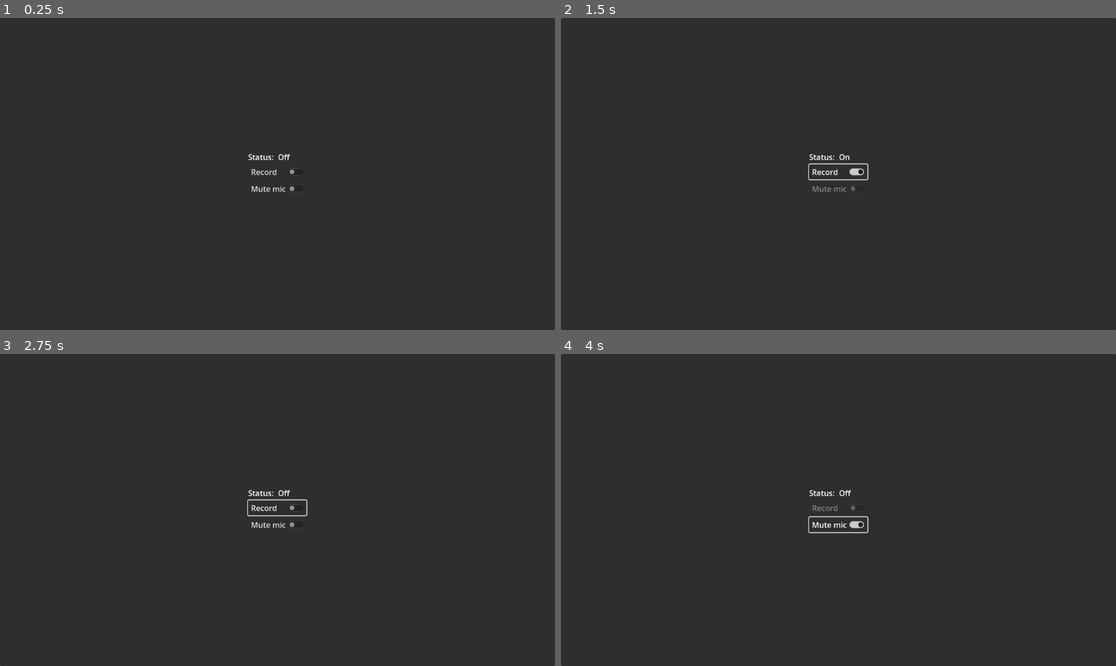
Above: before the commit, frames 1-4 (two rows, left to right).
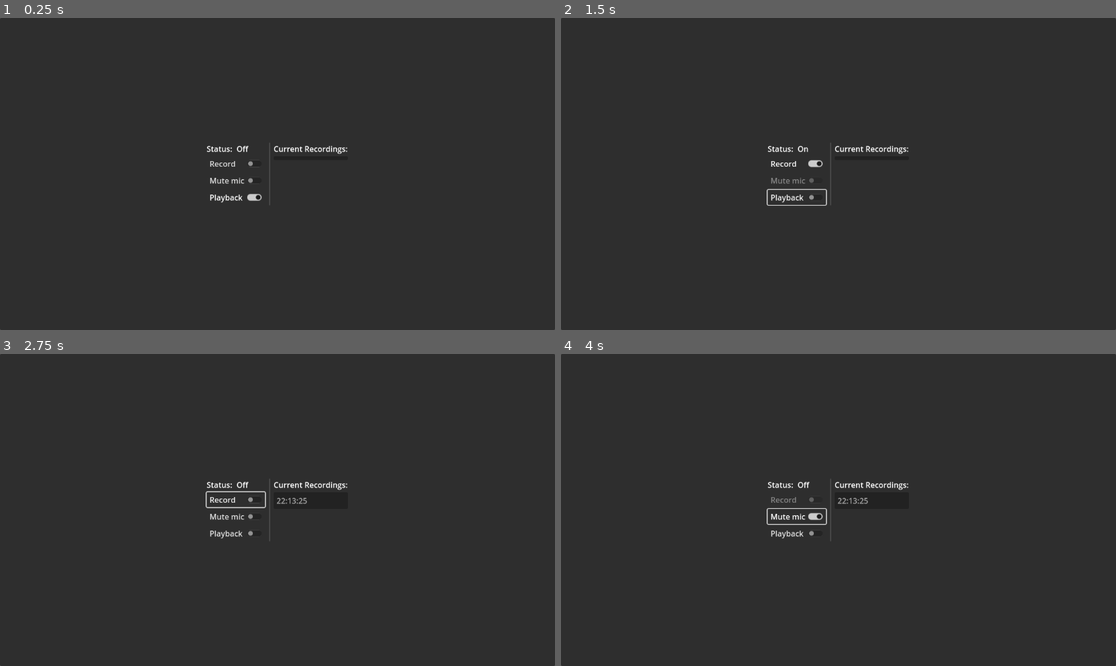
Above: after the commit, the same moments.

Repository: PuntitOwO/poodle
Game: Godot game, scene res://concept/audio_record.tscn
The game is run twice, just before and just after one commit, with the same random seed, the same clock (stepped at 60 frames per second) and the same inputs. The project has no main scene, so this scene is started directly.
Inputs (mouse positions are in pixels of both pictures, inside the frame that each line leads up to):
- Up to frame 1 (0.25 s): no input
- Up to frame 2 (1.5 s): click "Record" at 0.5 s; click (794, 195) at 1.25 s, where only the run after the commit has a clickable "Playback"
- Up to frame 3 (2.75 s): click "Record" at 2 s
- Up to frame 4 (4 s): click "Mute mic" at 2.75 s

The runs differ from the first frame. In frame 1, 0.7% of the frame differs, in the area x 37-63%, y 40-60%; in frame 2, 0.9%; in frame 3, 0.9%; in frame 4, 1.0%.

Commit message:
concepts

Diff:
--- a/concept/audio_record.gd
+++ b/concept/audio_record.gd
@@ -3,7 +3,11 @@
 ## Audio Record Proof of Concept
 ##
 ## A sample scene to test microphone audio recording.
-## It has two toggle buttons: record and mute.
+## It has three toggle buttons: record, mute and playback.
+##
+## It also has a list of all recordings in this session.
+## All recordings can be played by selecting (double click or enter).
+##
 ## Note: for this scene to work,
 ## [member ProjectSettings.audio/driver/enable_input]
 ## must be [code]true[/code].
@@ -17,6 +21,9 @@
 func _ready():
 	%Toggle.toggled.connect(_toggle_recording)
 	%Mute.toggled.connect(_toggle_mute)
+	%Playback.toggled.connect(_toggle_playback)
+	%ItemList.item_activated.connect(_on_item_activated)
+	$RecordReplay.finished.connect(_toggle_mute.bind(false))
 
 # When microphone is muted, recording toggle button is disabled.
 func _toggle_mute(disabled: bool):
@@ -28,6 +35,17 @@
 		start_recording()
 	else:
 		stop_recording()
+
+func _toggle_playback(active: bool):
+	AudioServer.set_bus_mute(AudioServer.get_bus_index(&"RecordPlayback"), not active)
+
+func _on_item_activated(index: int):
+	if index > recordings.size():
+		return
+	var recording = recordings[index]
+	_toggle_mute(true)
+	$RecordReplay.stream = recording
+	$RecordReplay.play()
 
 ## Starts a new recording. [br]
 ## When a new recording starts,
@@ -50,3 +68,4 @@
 ## Saves the current recording.
 func save_recording():
 	recordings.append(record.get_recording())
+	%ItemList.add_item(Time.get_time_string_from_system())
--- a/concept/audio_record.tscn
+++ b/concept/audio_record.tscn
@@ -27,32 +27,61 @@
 [node name="CenterContainer" type="CenterContainer" parent="MarginContainer/PanelContainer"]
 layout_mode = 2
 
-[node name="VBoxContainer" type="VBoxContainer" parent="MarginContainer/PanelContainer/CenterContainer"]
+[node name="HBoxContainer" type="HBoxContainer" parent="MarginContainer/PanelContainer/CenterContainer"]
 layout_mode = 2
 
-[node name="HBoxContainer" type="HBoxContainer" parent="MarginContainer/PanelContainer/CenterContainer/VBoxContainer"]
+[node name="Record" type="VBoxContainer" parent="MarginContainer/PanelContainer/CenterContainer/HBoxContainer"]
 layout_mode = 2
 
-[node name="Label" type="Label" parent="MarginContainer/PanelContainer/CenterContainer/VBoxContainer/HBoxContainer"]
+[node name="HBoxContainer" type="HBoxContainer" parent="MarginContainer/PanelContainer/CenterContainer/HBoxContainer/Record"]
+layout_mode = 2
+
+[node name="Label" type="Label" parent="MarginContainer/PanelContainer/CenterContainer/HBoxContainer/Record/HBoxContainer"]
 layout_mode = 2
 text = "Status: "
 
-[node name="Status" type="Label" parent="MarginContainer/PanelContainer/CenterContainer/VBoxContainer/HBoxContainer"]
+[node name="Status" type="Label" parent="MarginContainer/PanelContainer/CenterContainer/HBoxContainer/Record/HBoxContainer"]
 unique_name_in_owner = true
 layout_mode = 2
 text = "Off"
 
-[node name="Toggle" type="CheckButton" parent="MarginContainer/PanelContainer/CenterContainer/VBoxContainer"]
+[node name="Toggle" type="CheckButton" parent="MarginContainer/PanelContainer/CenterContainer/HBoxContainer/Record"]
 unique_name_in_owner = true
 layout_mode = 2
 text = "Record"
 
-[node name="Mute" type="CheckButton" parent="MarginContainer/PanelContainer/CenterContainer/VBoxContainer"]
+[node name="Mute" type="CheckButton" parent="MarginContainer/PanelContainer/CenterContainer/HBoxContainer/Record"]
 unique_name_in_owner = true
 layout_mode = 2
 text = "Mute mic"
+
+[node name="Playback" type="CheckButton" parent="MarginContainer/PanelContainer/CenterContainer/HBoxContainer/Record"]
+unique_name_in_owner = true
+layout_mode = 2
+button_pressed = true
+text = "Playback"
+
+[node name="VSeparator" type="VSeparator" parent="MarginContainer/PanelContainer/CenterContainer/HBoxContainer"]
+layout_mode = 2
+theme_override_constants/separation = 10
+
+[node name="Play" type="VBoxContainer" parent="MarginContainer/PanelContainer/CenterContainer/HBoxContainer"]
+layout_mode = 2
+
+[node name="Label" type="Label" parent="MarginContainer/PanelContainer/CenterContainer/HBoxContainer/Play"]
+layout_mode = 2
+text = "Current Recordings:"
+
+[node name="ItemList" type="ItemList" parent="MarginContainer/PanelContainer/CenterContainer/HBoxContainer/Play"]
+unique_name_in_owner = true
+layout_mode = 2
+allow_search = false
+auto_height = true
 
 [node name="RecordAudioStreamPlayer" type="AudioStreamPlayer" parent="."]
 stream = SubResource("AudioStreamMicrophone_0j0ic")
 autoplay = true
 bus = &"Record"
+
+[node name="RecordReplay" type="AudioStreamPlayer" parent="."]
+bus = &"RecordReplay"
--- /dev/null
+++ b/concept/class_window.tscn
@@ -0,0 +1,141 @@
+[gd_scene load_steps=7 format=3 uid="uid://cdf57hapkw603"]
+
+[ext_resource type="PackedScene" uid="uid://cl6gcu3ckai1r" path="res://concept/player_screen_indicator.tscn" id="1_61jat"]
+[ext_resource type="Texture2D" uid="uid://jws2w5wpfvw7" path="res://assets/sprites/ui/sheet_white1x.png" id="2_caqkq"]
+
+[sub_resource type="GDScript" id="GDScript_lnfh3"]
+resource_name = "test_tree"
+script/source = "@tool
+extends Tree
+
+func _ready():
+	var root = create_item()
+	root.set_text(0, \"Clase 2: Ejemplo\")
+	root.set_text_alignment(0, HORIZONTAL_ALIGNMENT_CENTER)
+	for i in 10:
+		var section = create_item(root)
+		section.set_text(0, \"Sección {}\".format([i+1], \"{}\"))
+		for j in 3:
+			var subsection = create_item(section)
+			subsection.set_text(0, \"Subsección {0}.{1}\".format([i+1, j+1]))
+"
+
+[sub_resource type="AtlasTexture" id="AtlasTexture_mw2kf"]
+atlas = ExtResource("2_caqkq")
+region = Rect2(200, 150, 50, 50)
+
+[sub_resource type="AtlasTexture" id="AtlasTexture_ar7p2"]
+atlas = ExtResource("2_caqkq")
+region = Rect2(200, 350, 50, 50)
+
+[sub_resource type="AtlasTexture" id="AtlasTexture_o2vqn"]
+atlas = ExtResource("2_caqkq")
+region = Rect2(200, 450, 50, 50)
+
+[node name="ClassWindow" type="Control"]
+layout_mode = 3
+anchors_preset = 15
+anchor_right = 1.0
+anchor_bottom = 1.0
+grow_horizontal = 2
+grow_vertical = 2
+
+[node name="HSplitContainer" type="HSplitContainer" parent="."]
+layout_mode = 1
+anchors_preset = 15
+anchor_right = 1.0
+anchor_bottom = 1.0
+grow_horizontal = 2
+grow_vertical = 2
+split_offset = 200
+
+[node name="Sections" type="PanelContainer" parent="HSplitContainer"]
+layout_mode = 2
+
+[node name="Tree" type="Tree" parent="HSplitContainer/Sections"]
+layout_mode = 2
+script = SubResource("GDScript_lnfh3")
+
+[node name="HSplitContainer" type="HSplitContainer" parent="HSplitContainer"]
+layout_mode = 2
+
+[node name="Viewport" type="VSplitContainer" parent="HSplitContainer/HSplitContainer"]
+layout_mode = 2
+size_flags_horizontal = 3
+
+[node name="Whiteboard" type="Control" parent="HSplitContainer/HSplitContainer/Viewport"]
+custom_minimum_size = Vector2(400, 400)
+layout_mode = 2
+size_flags_vertical = 3
+
+[node name="SubViewportContainer" type="SubViewportContainer" parent="HSplitContainer/HSplitContainer/Viewport/Whiteboard"]
+layout_mode = 1
+anchors_preset = 15
+anchor_right = 1.0
+anchor_bottom = 1.0
+grow_horizontal = 2
+grow_vertical = 2
+stretch = true
+
+[node name="SubViewport" type="SubViewport" parent="HSplitContainer/HSplitContainer/Viewport/Whiteboard/SubViewportContainer"]
+disable_3d = true
+handle_input_locally = false
+size = Vector2i(940, 551)
+render_target_update_mode = 4
+
+[node name="PlayerScreenIndicator" parent="HSplitContainer/HSplitContainer/Viewport/Whiteboard" instance=ExtResource("1_61jat")]
+layout_mode = 1
+
+[node name="Playback" type="PanelContainer" parent="HSplitContainer/HSplitContainer/Viewport"]
+custom_minimum_size = Vector2(0, 80)
+layout_mode = 2
+
+[node name="VBoxContainer" type="VBoxContainer" parent="HSplitContainer/HSplitContainer/Viewport/Playback"]
+layout_mode = 2
+size_flags_horizontal = 3
+
+[node name="HBoxContainer" type="HBoxContainer" parent="HSplitContainer/HSplitContainer/Viewport/Playback/VBoxContainer"]
+layout_mode = 2
+alignment = 1
+
+[node name="Button" type="Button" parent="HSplitContainer/HSplitContainer/Viewport/Playback/VBoxContainer/HBoxContainer"]
+layout_mode = 2
+icon = SubResource("AtlasTexture_mw2kf")
+
+[node name="Button2" type="Button" parent="HSplitContainer/HSplitContainer/Viewport/Playback/VBoxContainer/HBoxContainer"]
+layout_mode = 2
+icon = SubResource("AtlasTexture_ar7p2")
+
+[node name="Button3" type="Button" parent="HSplitContainer/HSplitContainer/Viewport/Playback/VBoxContainer/HBoxContainer"]
+layout_mode = 2
+icon = SubResource("AtlasTexture_o2vqn")
+
+[node name="HBoxContainer2" type="HBoxContainer" parent="HSplitContainer/HSplitContainer/Viewport/Playback/VBoxContainer"]
+layout_mode = 2
+alignment = 1
+
+[node name="Label" type="Label" parent="HSplitContainer/HSplitContainer/Viewport/Playback/VBoxContainer/HBoxContainer2"]
+layout_mode = 2
+text = "00:00"
+
+[node name="HSlider" type="HSlider" parent="HSplitContainer/HSplitContainer/Viewport/Playback/VBoxContainer/HBoxContainer2"]
+layout_mode = 2
+size_flags_horizontal = 3
+value = 20.0
+scrollable = false
+
+[node name="Label2" type="Label" parent="HSplitContainer/HSplitContainer/Viewport/Playback/VBoxContainer/HBoxContainer2"]
+layout_mode = 2
+text = "00:00"
+
+[node name="Transcription" type="PanelContainer" parent="HSplitContainer/HSplitContainer"]
+visible = false
+layout_mode = 2
+
+[node name="VBoxContainer" type="VBoxContainer" parent="HSplitContainer/HSplitContainer/Transcription"]
+layout_mode = 2
+size_flags_horizontal = 3
+
+[node name="Label" type="Label" parent="HSplitContainer/HSplitContainer/Transcription/VBoxContainer"]
+layout_mode = 2
+text = "lol"
--- /dev/null
+++ b/concept/corner_menu_selector.tscn
@@ -0,0 +1,24 @@
+[gd_scene load_steps=2 format=3 uid="uid://c30vgqrvc7k12"]
+
+[ext_resource type="Theme" uid="uid://bxs21eiqu4tcc" path="res://concept/test_theme.tres" id="1_ic3ji"]
+
+[node name="CornerMenuSelector" type="Control"]
+layout_mode = 3
+anchors_preset = 15
+anchor_right = 1.0
+anchor_bottom = 1.0
+grow_horizontal = 2
+grow_vertical = 2
+
+[node name="TabBar" type="TabBar" parent="."]
+layout_mode = 1
+anchors_preset = 10
+anchor_right = 1.0
+offset_bottom = 31.0
+grow_horizontal = 2
+theme = ExtResource("1_ic3ji")
+tab_count = 3
+tab_alignment = 1
+tab_0/title = "TAB_SECTIONS"
+tab_1/title = "TAB_PLAYER"
+tab_2/title = "TAB_TRANSCRIPT"
--- /dev/null
+++ b/concept/player_screen_indicator.tscn
@@ -0,0 +1,11 @@
+[gd_scene load_steps=2 format=3 uid="uid://cl6gcu3ckai1r"]
+
+[ext_resource type="Theme" uid="uid://bxs21eiqu4tcc" path="res://concept/test_theme.tres" id="1_cn0ul"]
+
+[node name="PlayerScreenIndicator" type="Panel"]
+anchors_preset = 15
+anchor_right = 1.0
+anchor_bottom = 1.0
+grow_horizontal = 2
+grow_vertical = 2
+theme = ExtResource("1_cn0ul")
--- /dev/null
+++ b/concept/side_menu.tscn
@@ -0,0 +1,73 @@
+[gd_scene load_steps=7 format=3 uid="uid://63ywa325kufp"]
+
+[sub_resource type="Gradient" id="Gradient_8iaar"]
+interpolation_mode = 1
+offsets = PackedFloat32Array(0, 0.470968)
+colors = PackedColorArray(0, 0, 0, 1, 1, 1, 1, 0)
+
+[sub_resource type="GradientTexture2D" id="GradientTexture2D_s8dwg"]
+gradient = SubResource("Gradient_8iaar")
+fill = 1
+fill_from = Vector2(0, 0.5)
+fill_to = Vector2(1, 0.5)
+
+[sub_resource type="InputEventKey" id="InputEventKey_7lpyi"]
+device = -1
+keycode = 4194306
+
+[sub_resource type="Shortcut" id="Shortcut_68ow7"]
+events = [SubResource("InputEventKey_7lpyi")]
+
+[sub_resource type="PlaceholderTexture2D" id="PlaceholderTexture2D_xbq85"]
+size = Vector2(32, 32)
+
+[sub_resource type="PlaceholderTexture2D" id="PlaceholderTexture2D_5pox1"]
+size = Vector2(32, 32)
+
+[node name="SideMenu" type="Control"]
+layout_mode = 3
+anchors_preset = 15
+anchor_right = 1.0
+anchor_bottom = 1.0
+grow_horizontal = 2
+grow_vertical = 2
+
+[node name="HBoxContainer" type="HBoxContainer" parent="."]
+layout_mode = 1
+anchors_preset = 9
+anchor_bottom = 1.0
+offset_right = 34.0
+grow_vertical = 2
+theme_override_constants/separation = 0
+
+[node name="PanelContainer" type="PanelContainer" parent="HBoxContainer"]
+layout_mode = 2
+
+[node name="NinePatchRect" type="NinePatchRect" parent="HBoxContainer"]
+custom_minimum_size = Vector2(64, 64)
+layout_mode = 2
+size_flags_horizontal = 0
+size_flags_vertical = 0
+texture = SubResource("GradientTexture2D_s8dwg")
+region_rect = Rect2(0, 0, 32, 64)
+patch_margin_top = 26
+patch_margin_right = 30
+patch_margin_bottom = 27
+
+[node name="CenterContainer" type="CenterContainer" parent="HBoxContainer/NinePatchRect"]
+layout_mode = 1
+anchors_preset = 15
+anchor_right = 1.0
+anchor_bottom = 1.0
+offset_right = -8.0
+offset_bottom = -2.0
+grow_horizontal = 2
+grow_vertical = 2
+
+[node name="TextureButton" type="TextureButton" parent="HBoxContainer/NinePatchRect/CenterContainer"]
+layout_mode = 2
+toggle_mode = true
+shortcut = SubResource("Shortcut_68ow7")
+texture_normal = SubResource("PlaceholderTexture2D_xbq85")
+texture_pressed = SubResource("PlaceholderTexture2D_5pox1")
+stretch_mode = 4
--- /dev/null
+++ b/concept/test_theme.tres
@@ -0,0 +1,23 @@
+[gd_resource type="Theme" load_steps=4 format=3 uid="uid://bxs21eiqu4tcc"]
+
+[sub_resource type="StyleBoxFlat" id="StyleBoxFlat_6pvdp"]
+draw_center = false
+border_width_left = 4
+border_width_top = 4
+border_width_right = 4
+border_width_bottom = 4
+border_color = Color(1, 1, 1, 1)
+corner_detail = 1
+
+[sub_resource type="StyleBoxFlat" id="StyleBoxFlat_c821a"]
+bg_color = Color(0.156863, 0.156863, 0.156863, 1)
+
+[sub_resource type="StyleBoxFlat" id="StyleBoxFlat_0hpmv"]
+bg_color = Color(0.121569, 0.2, 0.109804, 1)
+border_width_bottom = 2
+border_color = Color(0.121569, 0.2, 0.109804, 1)
+
+[resource]
+Panel/styles/panel = SubResource("StyleBoxFlat_6pvdp")
+TabBar/styles/button_highlight = SubResource("StyleBoxFlat_c821a")
+TabBar/styles/tab_selected = SubResource("StyleBoxFlat_0hpmv")
--- a/default_bus_layout.tres
+++ b/default_bus_layout.tres
@@ -4,11 +4,23 @@
 resource_name = "Record"
 
 [resource]
-bus/1/name = &"Record"
+bus/1/name = &"RecordPlayback"
 bus/1/solo = false
 bus/1/mute = false
 bus/1/bypass_fx = false
 bus/1/volume_db = 0.0
 bus/1/send = &"Master"
-bus/1/effect/0/effect = SubResource("AudioEffectRecord_dtuem")
-bus/1/effect/0/enabled = true
+bus/2/name = &"Record"
+bus/2/solo = false
+bus/2/mute = false
+bus/2/bypass_fx = false
+bus/2/volume_db = 0.0
+bus/2/send = &"RecordPlayback"
+bus/2/effect/0/effect = SubResource("AudioEffectRecord_dtuem")
+bus/2/effect/0/enabled = true
+bus/3/name = &"RecordReplay"
+bus/3/solo = false
+bus/3/mute = false
+bus/3/bypass_fx = false
+bus/3/volume_db = 0.0
+bus/3/send = &"Master"
--- a/project.godot
+++ b/project.godot
@@ -11,13 +11,24 @@
 [application]
 
 config/name="poodle"
-config/features=PackedStringArray("4.1", "GL Compatibility")
+config/features=PackedStringArray("4.2", "GL Compatibility")
 config/icon="res://icon.svg"
 
 [audio]
 
 driver/enable_input=true
 
+[file_customization]
+
+folder_colors={
+"res://assets/": "teal",
+"res://concept/": "gray"
+}
+
+[gui]
+
+theme/custom="res://concept/test_theme.tres"
+
 [rendering]
 
 renderer/rendering_method="gl_compatibility"
Binary file added: assets/sprites/ui/sheet_white1x.png
Not shown, added: assets/sprites/ui/sheet_white1x.png.import
